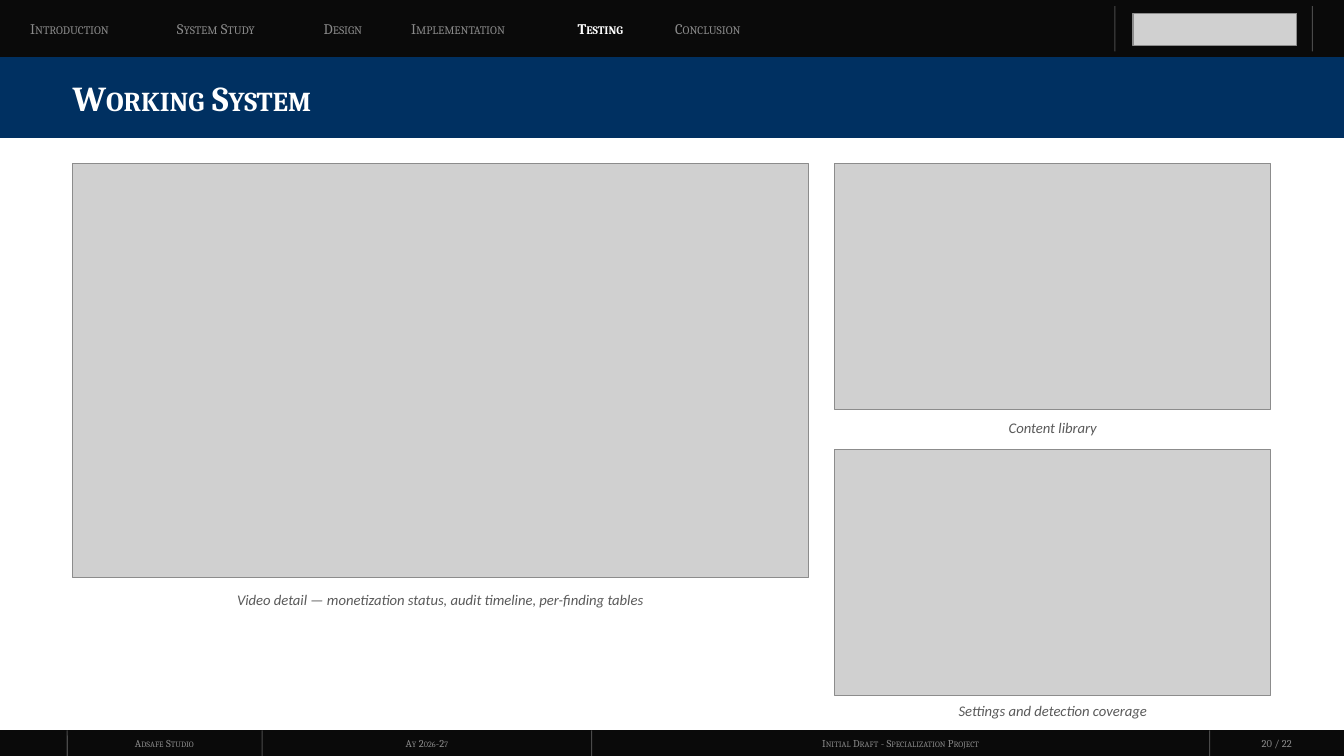
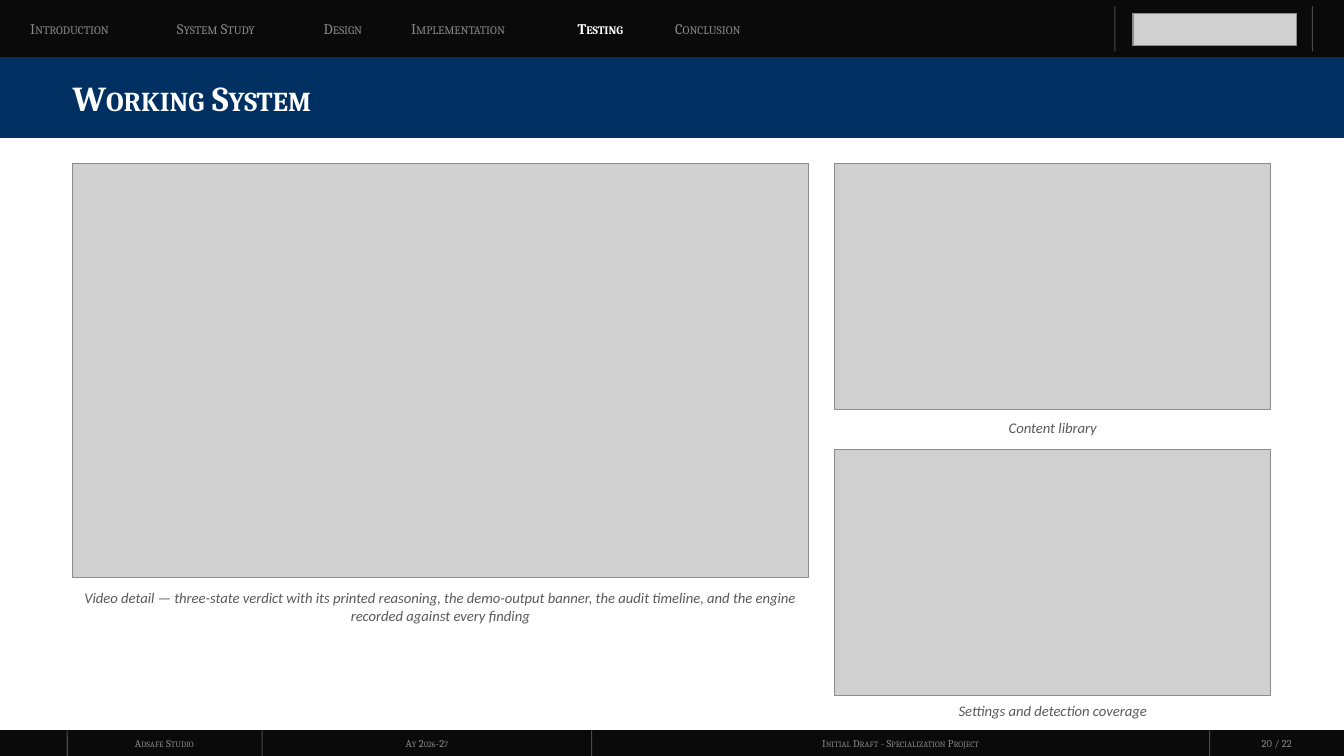
Before and after one commit to AndrewwwShelton/autonomous-video-analyzer, a slide deck: slide 20 of Initial_Draft_AdSafe.pptx. Drawn at 1344x756 pixels with LibreOffice and Linux fonts; fonts in the diff are those of the drawing; grey boxes stand for pictures. Boxes give left, top, right and bottom in pixels: in the first picture for what was removed or moved away, otherwise in the second. Text is boxed around its words. In the diff, an @@ line names an element or a change of style, - is before the commit and + after.

```diff
--- a/Initial_Draft_AdSafe.pptx
+++ b/Initial_Draft_AdSafe.pptx
@@ text at box(84, 593, 796, 624): text changed @@
-Video detail — monetization status, audit timeline, per-finding tables
+Video detail — three-state verdict with its printed reasoning, the demo-output banner, the audit timeline, and the engine recorded against every finding
```
Also in this commit, not shown: 24 other files.
